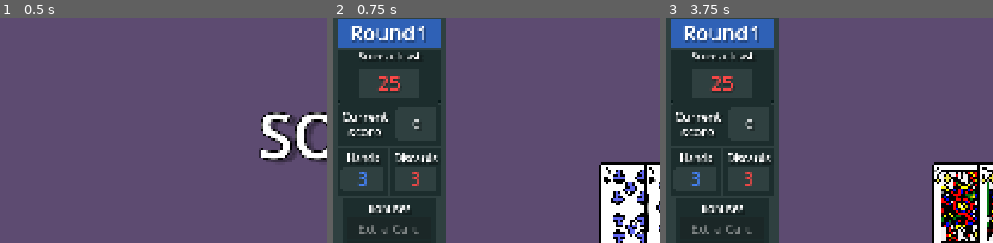
Above: before the commit, frames 1-3 (left to right).
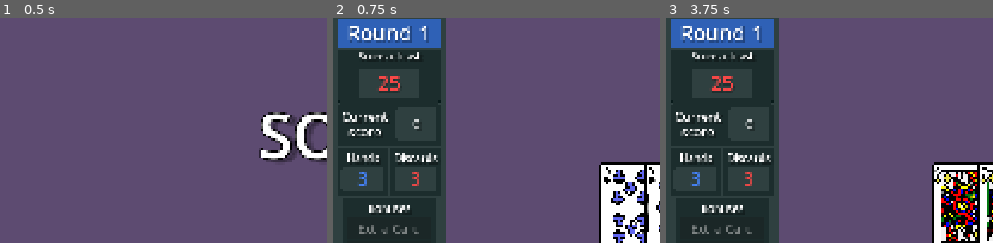
Above: after the commit, the same moments.

Repository: o-GUTS/solatro
Game: Godot game, scene res://src/main.tscn
The game is run twice, just before and just after one commit, with the same random seed, the same clock (stepped at 60 frames per second) and the same inputs.
Inputs:
- Up to frame 1 (0.5 s): no input
- Up to frame 2 (0.75 s): click "PLAY" at 0.5 s
- Up to frame 3 (3.75 s): click "Discard" at 1.25 s; click "Play Hand" at 2 s; click "Play Hand" at 2.75 s; click "Rank" at 3.5 s
The pictures show only the part of the screen within x 0-50%, y 1-51%; the shares and areas given below are measured in that part.

Frame 1 is identical in both runs. In frame 2, 1.3% of the frame differs, in the area x 5-30%, y 3-12%; in frame 3, 1.3%.

Commit message:
Fix shield bug and added visual indication
Removed the bug where a new round will clear the shield, even if not used. Added a better visual indication of shield activated.

Diff:
--- a/src/global_state.gd
+++ b/src/global_state.gd
@@ -46,7 +46,6 @@
     current_score = 0
     current_score_target += Definitions.score_target_increment
 
-    shield_activated = false
     double_points_actived = false
 
     has_joker = false
--- a/src/screens/shop/shop_screen.gd
+++ b/src/screens/shop/shop_screen.gd
@@ -86,7 +86,7 @@
         Definitions.BonusTypes.shield:
              if GlobalState.current_cash - Definitions.BonusPrices.shield >= 0:
                 GlobalState.shield_activated = true
-                GlobalState.current_cash -= Definitions.BonusPrices.extra_card
+                GlobalState.current_cash -= Definitions.BonusPrices.shield
                 btn.disabled = true
 
     current_cash_label.text = str(GlobalState.current_cash)
--- a/src/ui/custom_left_panel.gd
+++ b/src/ui/custom_left_panel.gd
@@ -20,6 +20,7 @@
 @onready var pocke_points_bonus_btn: Button = %pockePointsBonusBtn
 @onready var extra_hand_bonus_btn: Button = %extraHandBonusBtn
 @onready var double_score_bonus_btn: Button = %doubleScoreBonusBtn
+@onready var shield_label: Label = %shield_label
 @onready var quit_btn: Button = %quit_btn
 
 
@@ -52,9 +53,10 @@
     change_label(LABELS.hands_count, "%s" % [GlobalState.hands_left])
     change_label(LABELS.discards_count, "%s" % [GlobalState.discards_left])
 
-    #TEMP
     if GlobalState.shield_activated:
-        current_round_label.text += " SHIELD"
+        shield_label.show()
+    else:
+        shield_label.hide()
 
     extra_card_bonus_btn.disabled = true
     extra_discard_bonus_btn.disabled = true
--- a/src/ui/custom_left_panel.tscn
+++ b/src/ui/custom_left_panel.tscn
@@ -155,6 +155,10 @@
 corner_radius_bottom_right = 7
 corner_radius_bottom_left = 7
 anti_aliasing = false
+
+[sub_resource type="LabelSettings" id="LabelSettings_s2r43"]
+font_size = 26
+font_color = Color(0.28891084, 0.7800996, 0.41343835, 1)
 
 [node name="customLeftPanel" type="PanelContainer" unique_id=1179055856]
 anchors_preset = 9
@@ -193,7 +197,7 @@
 
 [node name="Label" type="Label" parent="bgContainer/MarginContainer/verticalContainer/bgContainer/hCont1" unique_id=1570947776]
 layout_mode = 2
-text = "Round"
+text = "Round "
 label_settings = SubResource("LabelSettings_poeoy")
 
 [node name="currentRoundLabel" type="Label" parent="bgContainer/MarginContainer/verticalContainer/bgContainer/hCont1" unique_id=23810841]
@@ -443,6 +447,14 @@
 disabled = true
 text = "Double Score"
 
+[node name="shield_label" type="Label" parent="bgContainer/MarginContainer/verticalContainer/bgContainer4/MarginContainer/VBoxContainer" unique_id=917100984]
+unique_name_in_owner = true
+layout_mode = 2
+size_flags_horizontal = 4
+text = "Shield activated"
+label_settings = SubResource("LabelSettings_s2r43")
+horizontal_alignment = 1
+
 [node name="quit_btn" type="Button" parent="bgContainer/MarginContainer/verticalContainer" unique_id=1801701814]
 unique_name_in_owner = true
 custom_minimum_size = Vector2(170, 0)
